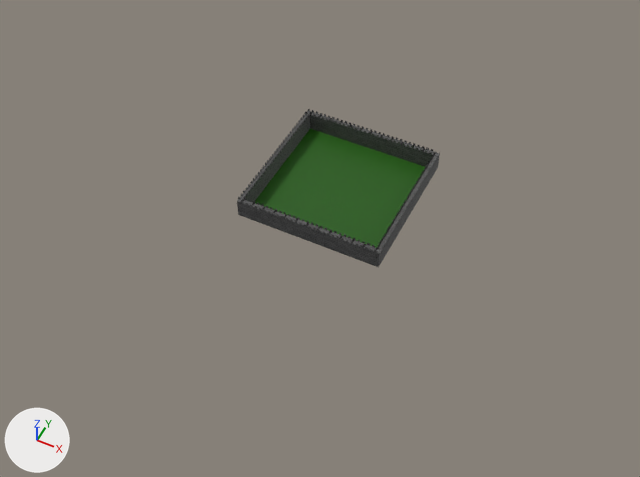
The Blender file 5+7 assignment/Assets/castle.blend as it was, and as the next commit left it.
Rendered twice from a camera (50 mm lens) standing at (79.0, -267.0, 262.0) and looking at (-30.0, -50.0, -10.0). Every picture has the same lights, and +X, +Y and +Z are marked at lower left.
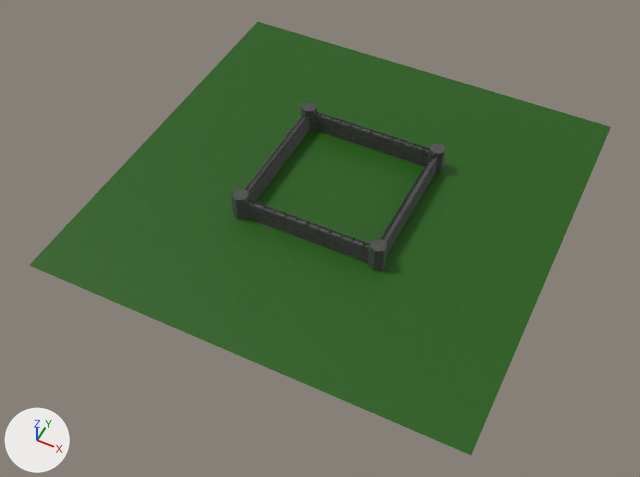
Where the newer file only moved an object's origin or applied its transform, the numbers keep the older frame.

Location of each change, [x1, y1, x2, y2] in pixels of the pictures (640 x 477 px):
'Plane', rescaled: before [255, 129, 425, 248]; after [29, 22, 611, 455]
'Cube.002', reshaped (7% taller): before [237, 109, 440, 267]; after [231, 102, 446, 271]
part 1 of me_cube_002, added: after [427, 144, 446, 173]
part 2 of me_cube_002, added: after [231, 189, 249, 219]
part 3 of me_cube_002, added: after [368, 240, 387, 271]
part 4 of me_cube_002, built on: before [237, 112, 436, 264]; after [245, 102, 437, 263]

The edits, one by one:
me_cube_002 is used by ob_cube_002; location (-60.0, -0.1, 4.0); rotation (0.0, 0.0, 1.571), in degrees (0, 0, 90); scale (4.0, -20.0, 4.0).
me_cube_002 had 2880 vertices, 2640 faces and spanned x -15.3..0.3, y -0.1..3.1, z -1.0..1.2.
me_cube_002 now has 5856 vertices, 5344 faces and spans x -15.8..0.8, y -0.1..3.2, z -1.0..1.8.
me_cube_002 part 1: a new loose piece, a 6-sided cylinder along z spanning x -0.8..0.85, y 2.85..3.16, z -1.04..1.81, in mat_material.
me_cube_002 part 2: a new loose piece, a 6-sided cylinder along z spanning x -15.84..-14.2, y -0.15..0.16, z -1.04..1.81, in mat_material.
me_cube_002 part 3: a new loose piece, a 6-sided cylinder along z spanning x -15.84..-14.2, y 2.84..3.15, z -1.04..1.81, in mat_material.
me_cube_002 part 4: 417 vertices moved within x -15.3..0.3, y 0.0..3.0, z -1.0..1.0; 2892 vertices added at x -15.3..0.8, y -0.1..3.1, z -1.0..1.8.
Object 'Plane' (ob_plane) is rescaled from (30.0, 30.0, 30.0) to (90.0, 90.0, 90.0).
